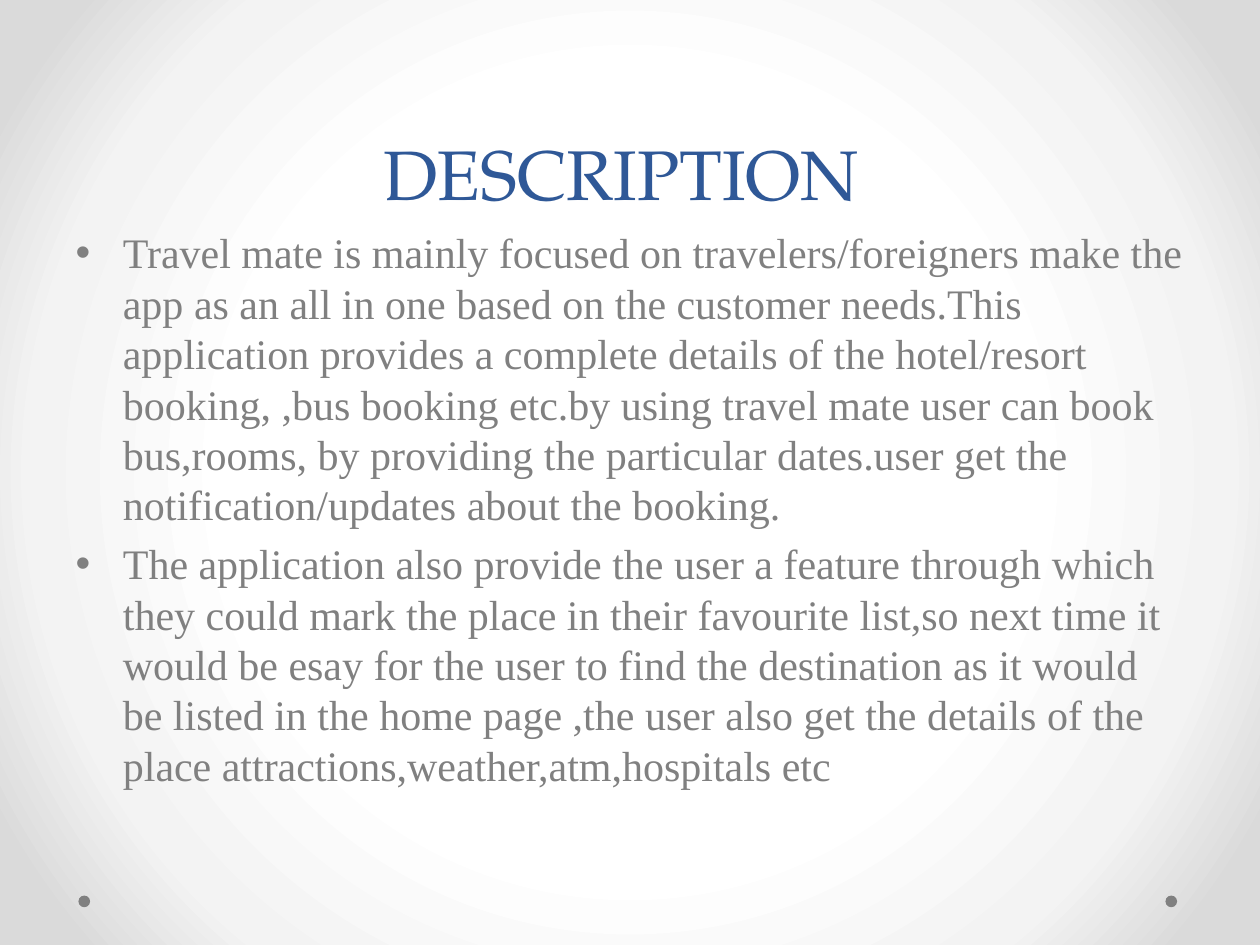
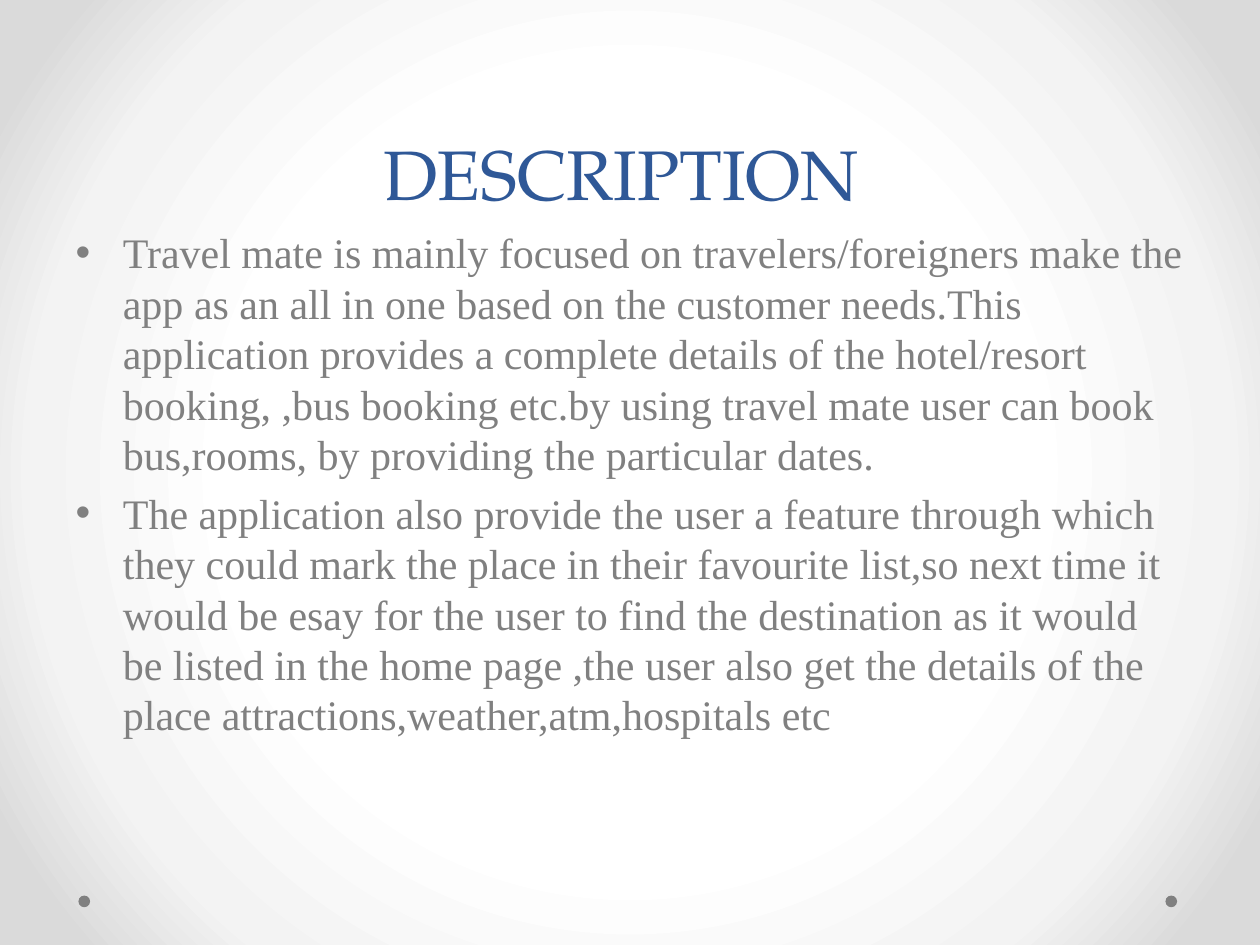
Before and after one commit to Devikapnair/main-project, a slide deck: slide 3 of TRAVEL MATE.pptx. Drawn at 1260x945 pixels with LibreOffice and Linux fonts; fonts in the diff are those of the drawing. Boxes give left, top, right and bottom in pixels: in the first picture for what was removed or moved away, otherwise in the second. Text is boxed around its words. In the diff, an @@ line names an element or a change of style, - is before the commit and + after.

```diff
--- a/TRAVEL MATE.pptx
+++ b/TRAVEL MATE.pptx
@@ text at (123,238,1182,479): text changed @@
-• Travel mate is mainly focused on travelers/foreigners make the app as an all in one based on the customer needs.This application provides a complete details of the hotel/resort booking, ,bus booking etc.by using travel mate user can book bus,rooms, by providing the particular dates.user get the notification/updates about the booking.
+• Travel mate is mainly focused on travelers/foreigners make the app as an all in one based on the customer needs.This application provides a complete details of the hotel/resort booking, ,bus booking etc.by using travel mate user can book bus,rooms, by providing the particular dates.
```
Also in this commit, not shown: 2 other slides changed, 6 slides added.
